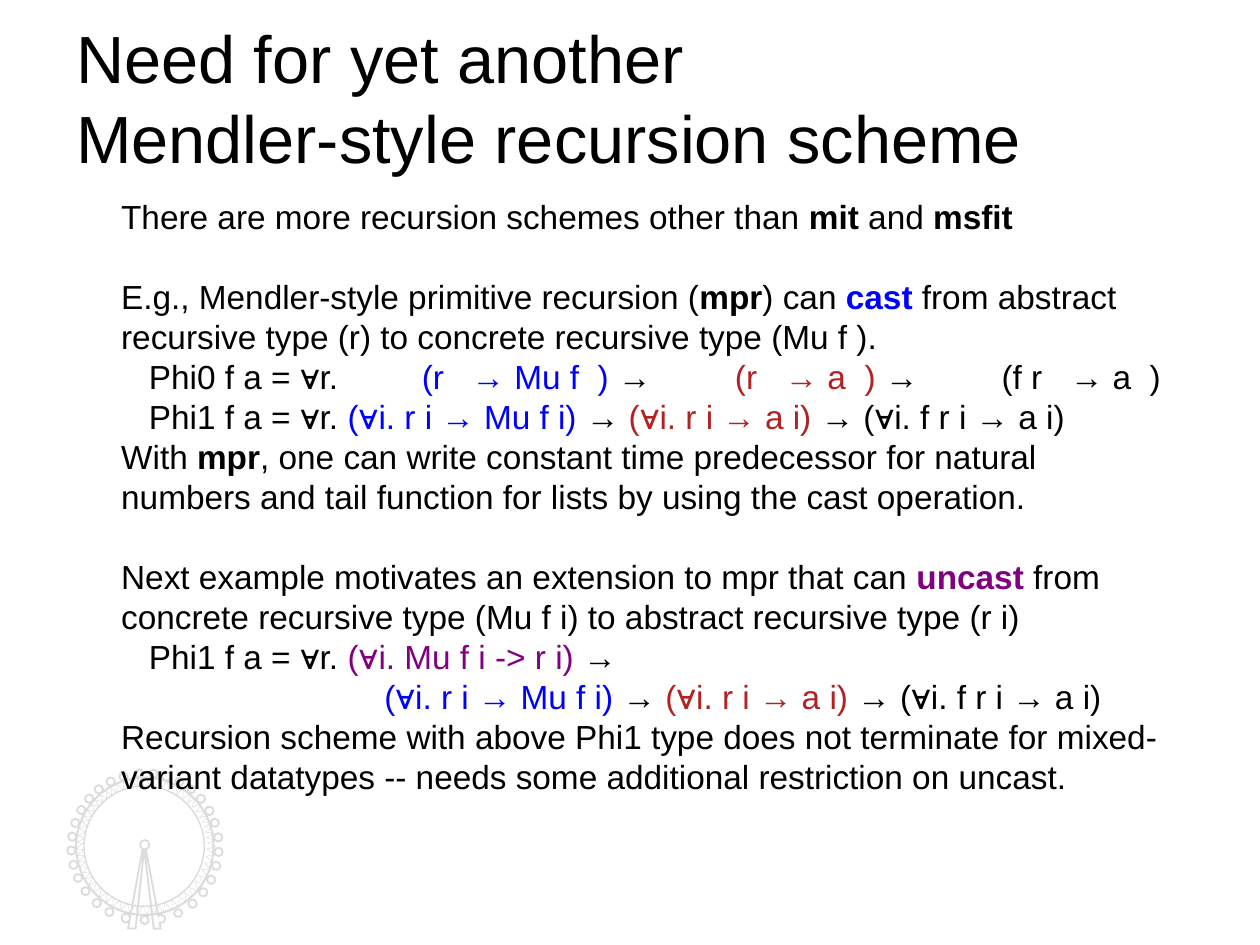
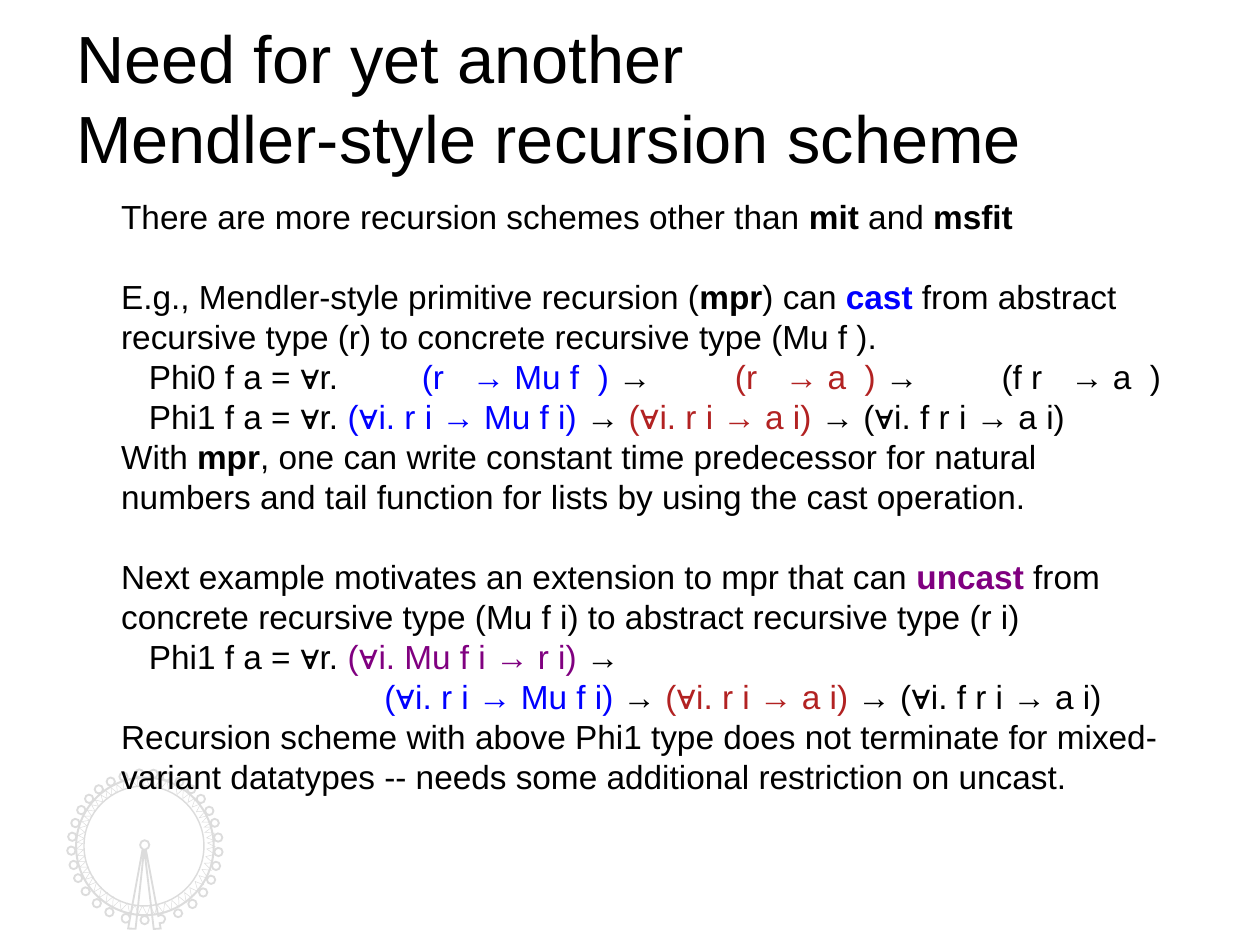
Before and after one commit to kyagrd/nax, a slide deck: slide 14 of trunk/draft/TYPES13/ppt/myslide.odp. Drawn at 1260x945 pixels with LibreOffice and Linux fonts; fonts in the diff are those of the drawing. Boxes give left, top, right and bottom in pixels: in the first picture for what was removed or moved away, otherwise in the second. Text is boxed around its words. In the diff, an @@ line names an element or a change of style, - is before the commit and + after.

Commit message:
there were still typos;; fixed after the PL club talk

```diff
--- a/trunk/draft/TYPES13/ppt/myslide.odp
+++ b/trunk/draft/TYPES13/ppt/myslide.odp
@@ text at (149,365,1132,716): bold on in "→ → → → →", "→ → → → →", "→ → → → →" @@
@@ text at (149,645,577,676): text changed @@
-Phi1 f a = ∀r. (∀i. Mu f i -> r i) →
+Phi1 f a = ∀r. (∀i. Mu f i → r i) →
```
Also in this commit, not shown: 16 other slides changed, 1 other file.
